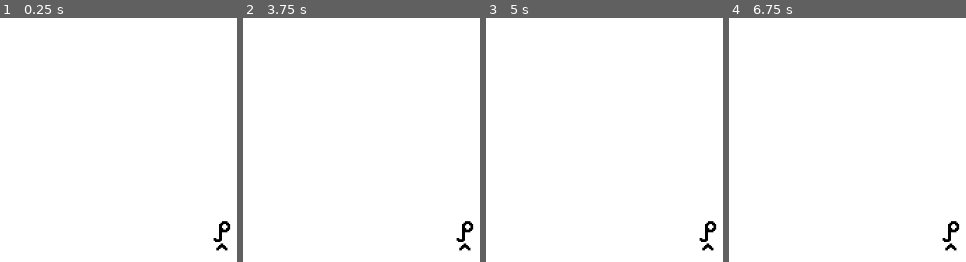
Above: before the commit, frames 1-4 (left to right).
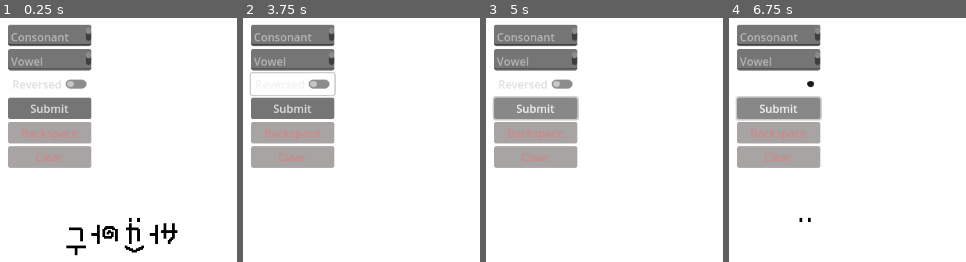
Above: after the commit, the same moments.

Repository: wosly2/stailo-editor
Game: Godot game, scene res://main.tscn
Two runs of this game, one before a commit and one after it. Both use one fixed random seed, a clock stepped at 60 frames per second and the inputs below.
Inputs (mouse positions are in pixels of both pictures, inside the frame that each line leads up to):
- Up to frame 1 (0.25 s): no input
- Up to frame 2 (3.75 s): click (292, 83) at 0.5 s, where only the run after the commit has a clickable "Reversed"; click (292, 108) at 1.25 s, where only the run after the commit has a clickable "Submit"; click (292, 132) at 2 s, where only the run after the commit has a clickable "Backspace"; click (292, 157) at 2.75 s, where only the run after the commit has a clickable "Clear"; click (292, 83) at 3.5 s, where only the run after the commit has a clickable "Reversed"
- Up to frame 3 (5 s): click (535, 108) at 4.25 s, where only the run after the commit has a clickable "Submit"
- Up to frame 4 (6.75 s): click (778, 157) at 5 s, where only the run after the commit has a clickable "Clear"; click (778, 83) at 5.75 s, where only the run after the commit has a clickable "Reversed"; click (778, 108) at 6.5 s, where only the run after the commit has a clickable "Submit"

The runs differ from the first frame. In frame 1, 18% of the frame differs, in the area x 3-98%, y 2-98%; in frame 2, 17%; in frame 3, 17%; in frame 4, 17%.
Error before the commit: Parse Error: Not all code paths return a value. (res://main.gd:37)

Commit message:
added gui and text rendering

Diff:
--- a/character.tscn
+++ b/character.tscn
@@ -19,6 +19,10 @@
 atlas = ExtResource("1_vew8m")
 region = Rect2(16, 0, 16, 16)
 
+[sub_resource type="AtlasTexture" id="AtlasTexture_ffmxn"]
+atlas = ExtResource("1_vew8m")
+region = Rect2(16, 48, 16, 16)
+
 [sub_resource type="AtlasTexture" id="AtlasTexture_c3nsq"]
 atlas = ExtResource("1_vew8m")
 region = Rect2(32, 0, 16, 16)
@@ -129,7 +133,10 @@
 "name": &"d",
 "speed": 5.0
 }, {
-"frames": [],
+"frames": [{
+"duration": 1.0,
+"texture": SubResource("AtlasTexture_ffmxn")
+}],
 "loop": true,
 "name": &"dh",
 "speed": 5.0
@@ -408,7 +415,7 @@
 
 [node name="Consonant" type="AnimatedSprite2D" parent="."]
 sprite_frames = SubResource("SpriteFrames_kwfhr")
-animation = &"g"
+animation = &"dh"
 
 [node name="Reverse" type="Sprite2D" parent="."]
 position = Vector2(0, -14)
--- a/main.gd
+++ b/main.gd
@@ -25,23 +25,74 @@
 	"=":"dh",
 	"[":"sh",
 	"]":"ch",
+	"\\":"",
+}
+
+var vowels = {
+	"1":"ae",
+	"2":"ai",
+	"3":"ee",
+	"4":"oh",
+	"5":"oo",
+	"6":"ah",
+	"7":"ih",
+	"8":"eh",
+	"9":"uh",
+	"0":""
 }
 
 var text = [
-	{"consonant":"p", "vowel":"ee", "rev":true}
+	{"consonant":"s", "vowel":"oh", "reverse":false},
+	{"consonant":"@", "vowel":"ee", "reverse":false},
+	{"consonant":"r", "vowel":"uh", "reverse":true},
+	{"consonant":"d", "vowel":"ee", "reverse":false},
 ]
 
 func get_length(character) -> int:
-	return 32 + 16 if character["vowel"] in ["eh", "ee", "ae", "ah"] else 0
+	return 32 + (16 if character["vowel"] in ["ae", "ah"] else 0)
 
-func render_text(text) -> Vector2:
-	pass
+func render_text(text, render_pos=$TextStart.global_position) -> Vector2:
+	for child in $Characters.get_children():
+		child.queue_free()
+		print("Removed child fromm Characters")
+	for character in text:
+		var char_scene = character_prefab.instantiate()
+		char_scene.character = character
+		$Characters.add_child(char_scene)
+		render_pos.x += (16 if character["vowel"] in ["eh", "ee"] else 0)
+		char_scene.global_position = render_pos
+		render_pos.x += get_length(character) + 2
+		print("Added character "+str(character)+" at ", render_pos)
+	return render_pos
 
 func _ready() -> void:
-	pass
+	render_text(text)
+	$GUI/Error.text = ""
+
+func _on_submit_pressed() -> void:
+	var cons = $GUI/Consonant.text
+	var vowl = $GUI/Vowel.text
+	var rev = $GUI/Reverse.is_pressed()
+	if cons in consonants.values():
+		if vowl in vowels.values():
+			text.append({
+				"consonant":cons,
+				"vowel":vowl,
+				"reverse":rev
+			})
+			$GUI/Error.text = ""
+		else:
+			$GUI/Error.text = "Unknown Vowel!"
+	else:
+		$GUI/Error.text = "Unkown Consonant!"
+	render_text(text)
 
 
-func _input(event) -> void:
-	if event is InputEventKey and event.pressed:
-		var key = char(event.unicode).to_lower()
-		print(key)
+func _on_backspace_pressed() -> void:
+	text.remove_at(len(text)-1)
+	render_text(text)
+
+
+func _on_clear_pressed() -> void:
+	text = []
+	render_text(text)
--- a/main.tscn
+++ b/main.tscn
@@ -7,6 +7,48 @@
 
 [node name="Main" type="Node2D"]
 script = ExtResource("1_yj6gf")
+character_prefab = ExtResource("2_rs3c0")
+
+[node name="GUI" type="VBoxContainer" parent="."]
+z_index = 1
+offset_left = 13.0
+offset_top = 14.0
+offset_right = 133.0
+offset_bottom = 247.0
+
+[node name="Consonant" type="TextEdit" parent="GUI"]
+layout_mode = 2
+size_flags_vertical = 3
+placeholder_text = "Consonant"
+
+[node name="Vowel" type="TextEdit" parent="GUI"]
+layout_mode = 2
+size_flags_vertical = 3
+placeholder_text = "Vowel"
+
+[node name="Reverse" type="CheckButton" parent="GUI"]
+layout_mode = 2
+text = "Reversed"
+
+[node name="Submit" type="Button" parent="GUI"]
+layout_mode = 2
+size_flags_vertical = 3
+text = "Submit"
+
+[node name="Backspace" type="Button" parent="GUI"]
+modulate = Color(1, 0.541176, 0.52549, 0.627451)
+layout_mode = 2
+text = "Backspace"
+
+[node name="Clear" type="Button" parent="GUI"]
+modulate = Color(1, 0.541176, 0.52549, 0.627451)
+layout_mode = 2
+text = "Clear"
+
+[node name="Error" type="Label" parent="GUI"]
+layout_mode = 2
+theme_override_colors/font_color = Color(1, 0, 0, 1)
+horizontal_alignment = 1
 
 [node name="Background" type="MeshInstance2D" parent="."]
 position = Vector2(576, 324)
@@ -15,10 +57,9 @@
 
 [node name="Characters" type="Node" parent="."]
 
-[node name="Character" parent="Characters" instance=ExtResource("2_rs3c0")]
-position = Vector2(321, 311)
-character = {
-"consonant": "p",
-"reverse": false,
-"vowel": "oo"
-}
+[node name="TextStart" type="Node2D" parent="."]
+position = Vector2(111, 314)
+
+[connection signal="pressed" from="GUI/Submit" to="." method="_on_submit_pressed"]
+[connection signal="pressed" from="GUI/Backspace" to="." method="_on_backspace_pressed"]
+[connection signal="pressed" from="GUI/Clear" to="." method="_on_clear_pressed"]
Not shown: 1 places in character.tscn that only renumber resources
Binary file changed: symbolatlas.png
